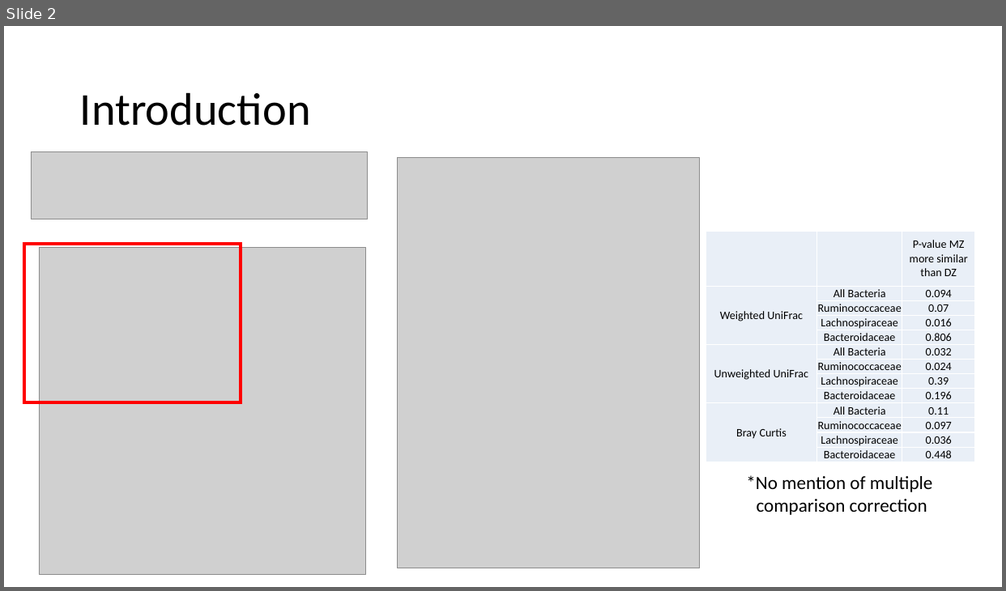
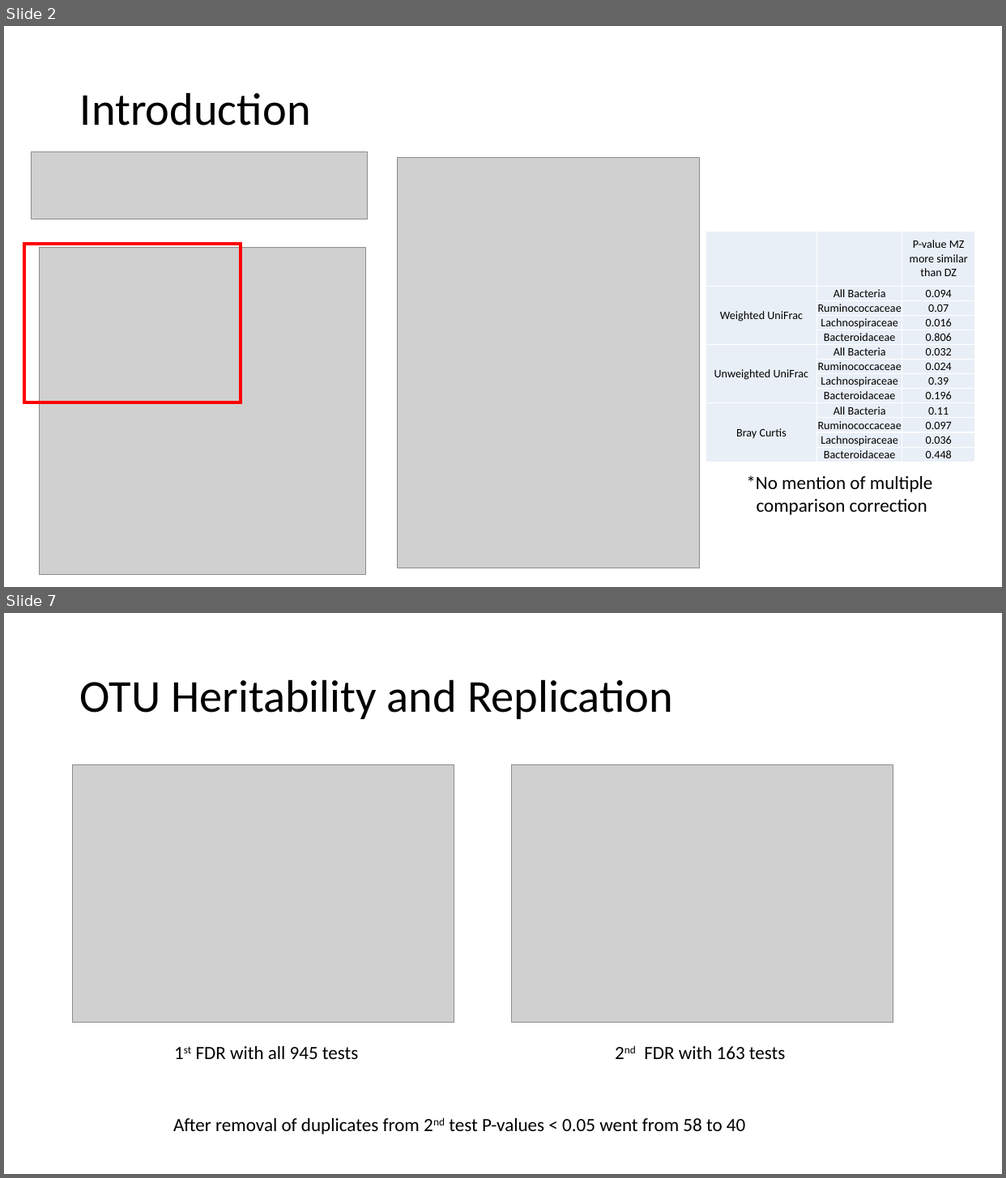
Before and after one commit to marcsze/SchlossLabPresentations, a slide deck: 2016_07_14/genetic_determinants_journal_club.pptx. Shown one above the other, each under a label of ours: slide 2 before the commit, slides 2 and 7 after it; the slides between them are not shown. The pictures are 1006x591 and 1006x1178 pixels, drawn with LibreOffice and Linux fonts; fonts in the diff are those of the drawing; grey boxes stand for pictures. Boxes give left, top, right and bottom in pixels: in the first picture for what was removed or moved away, otherwise in the second. Text is boxed around its words. In the diff, an @@ line names an element or a change of style, - is before the commit and + after.

```diff
--- a/2016_07_14/genetic_determinants_journal_club.pptx
+++ b/2016_07_14/genetic_determinants_journal_club.pptx
@@ slide 7 added at [4,613,1002,1174], background #FFFFFF @@
@@ title added at [80,679,673,719], 44 pt, text #000000 @@
+OTU Heritability and Replication
@@ picture added at [72,764,454,1023] @@
@@ picture added at [512,764,893,1023] @@
@@ text added at [196,1046,358,1059], 18 pt, text #000000 @@
+1st FDR with all 945 tests
@@ text added at [644,1046,785,1059], 18 pt, text #000000 @@
+2nd FDR with 163 tests
@@ text added at [173,1118,745,1135], 18 pt, text #000000 @@
+After removal of duplicates from 2nd test P-values < 0.05 went from 58 to 40
```
Also in this commit, not shown: 1 slide changed, 5 other slides added, 2 other files.
